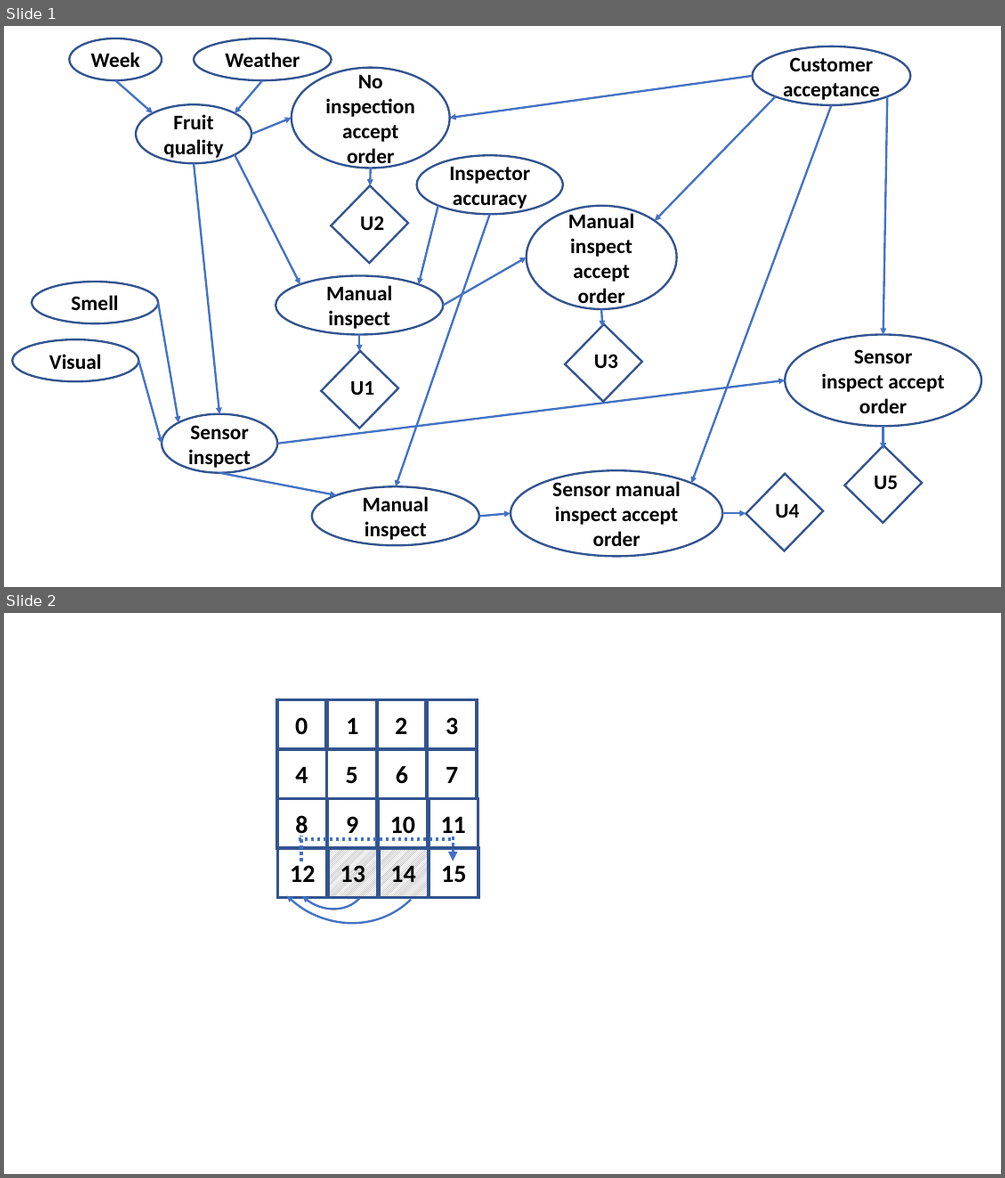
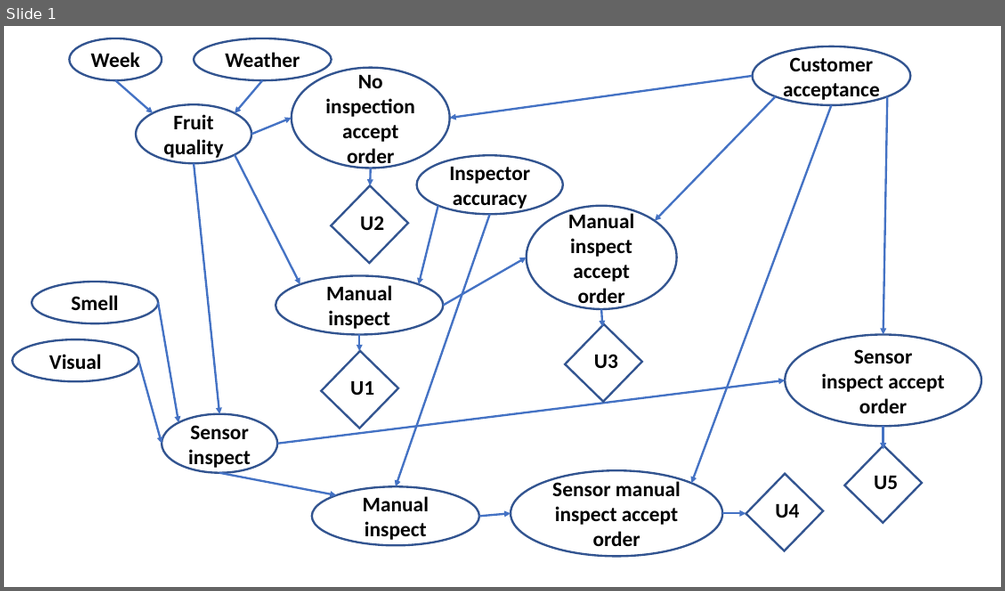
Before and after one commit to StephenElston/CSCI_E_82A_Probabalistic_Programming, a slide deck: Challenges/FruitQualityGraph.pptx. Shown one above the other, each under a label of ours: slides 1 and 2 before the commit, slide 1 after it. The pictures are 1005x1178 and 1005x591 pixels, drawn with LibreOffice and Linux fonts; fonts in the diff are those of the drawing. Boxes give left, top, right and bottom in pixels: in the first picture for what was removed or moved away, otherwise in the second. Text is boxed around its words. In the diff, an @@ line names an element or a change of style, - is before the commit and + after.

Commit message:
updated pptx file

```diff
--- a/Challenges/FruitQualityGraph.pptx
+++ b/Challenges/FruitQualityGraph.pptx
@@ slide 2 removed at (x1=4, y1=613, x2=1001, y2=1174), background #FFFFFF @@
@@ arc (boxed as its full ellipse) removed at (x1=222, y1=710, x2=471, y2=959) @@
@@ rectangle removed at (x1=278, y1=699, x2=326, y2=749) @@
-0
@@ rectangle removed at (x1=328, y1=699, x2=378, y2=749) @@
-1
@@ rectangle removed at (x1=376, y1=699, x2=426, y2=749) @@
-2
@@ rectangle removed at (x1=428, y1=699, x2=477, y2=749) @@
-3
@@ rectangle removed at (x1=277, y1=749, x2=326, y2=798) @@
-4
@@ rectangle removed at (x1=326, y1=749, x2=377, y2=798) @@
-5
@@ rectangle removed at (x1=377, y1=749, x2=427, y2=798) @@
-6
@@ rectangle removed at (x1=428, y1=749, x2=477, y2=798) @@
-7
@@ rectangle removed at (x1=277, y1=798, x2=326, y2=848) @@
-8
@@ rectangle removed at (x1=328, y1=798, x2=377, y2=848) @@
-9
@@ rectangle removed at (x1=378, y1=798, x2=428, y2=848) @@
-10
@@ rectangle removed at (x1=429, y1=798, x2=478, y2=848) @@
-11
@@ arc (boxed as its full ellipse) removed at (x1=271, y1=811, x2=386, y2=926) @@
@@ rectangle removed at (x1=278, y1=848, x2=327, y2=897) @@
-12
@@ line removed from (299, 839) to (453, 839) @@
@@ line removed from (301, 861) to (301, 835) @@
@@ rectangle removed at (x1=328, y1=848, x2=377, y2=897) @@
-13
@@ rectangle removed at (x1=379, y1=848, x2=428, y2=897) @@
-14
@@ rectangle removed at (x1=429, y1=848, x2=479, y2=897) @@
-15
@@ arrow removed from (453, 835) to (453, 861) @@
```
